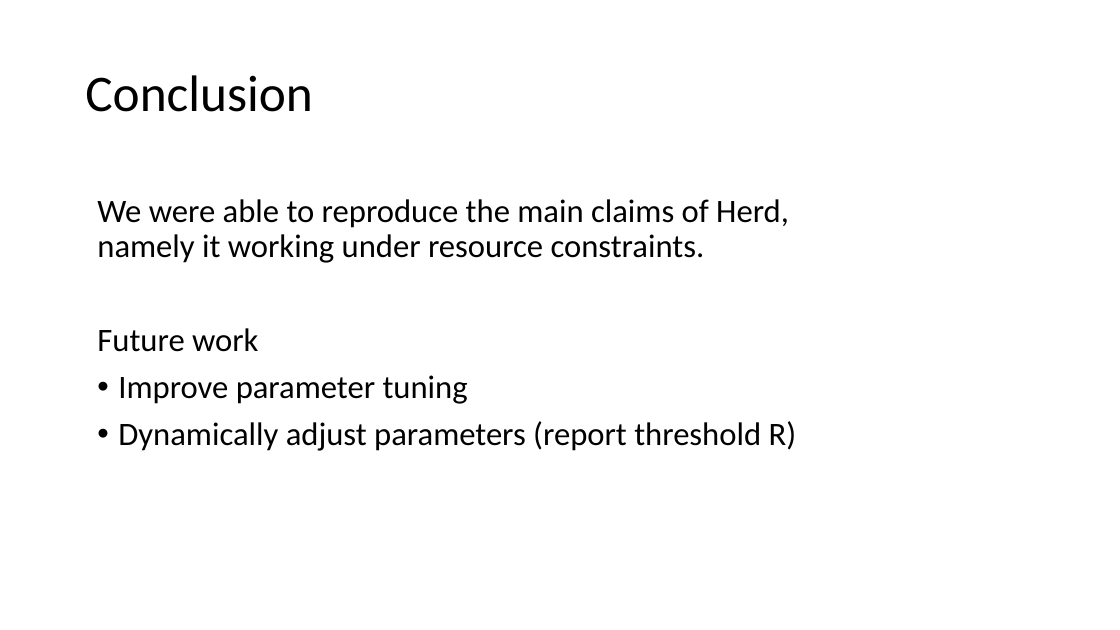
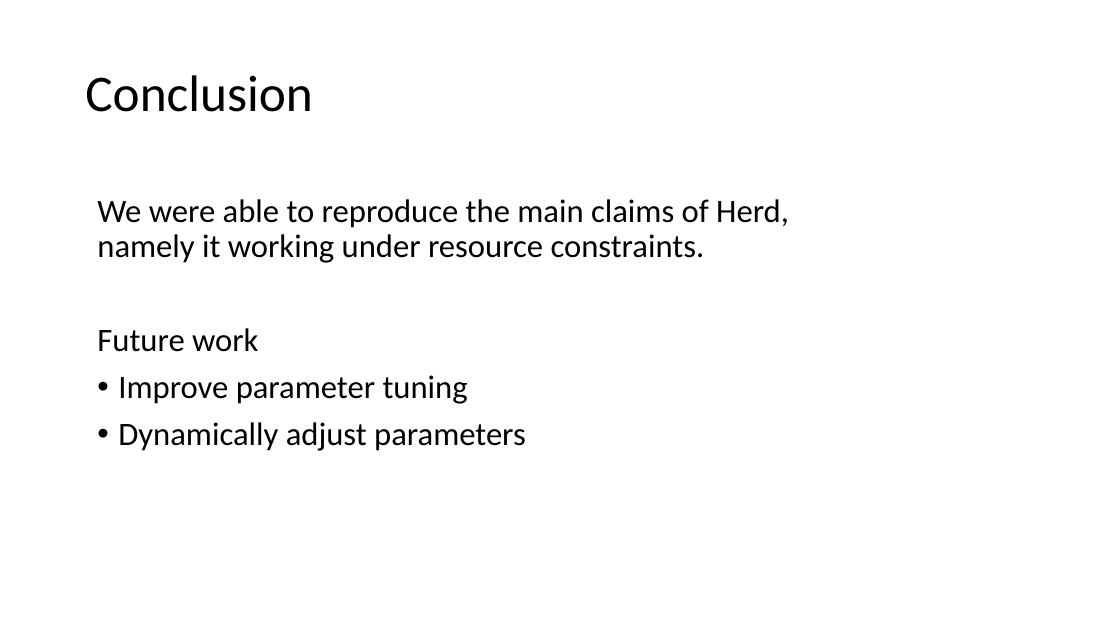
Before and after one commit to ymerkli/herding-elephants, a slide deck: slide 16 of presentation/herding_the_elephants_advnet.pptx. Drawn at 1120x630 pixels with LibreOffice and Linux fonts; fonts in the diff are those of the drawing. Boxes give left, top, right and bottom in pixels: in the first picture for what was removed or moved away, otherwise in the second. Text is boxed around its words. In the diff, an @@ line names an element or a change of style, - is before the commit and + after.

```diff
--- a/presentation/herding_the_elephants_advnet.pptx
+++ b/presentation/herding_the_elephants_advnet.pptx
@@ text at [118,422,526,451]: text changed @@
-• Dynamically adjust parameters (report threshold R)
+• Dynamically adjust parameters
```
Also in this commit, not shown: 1 other slide changed.
